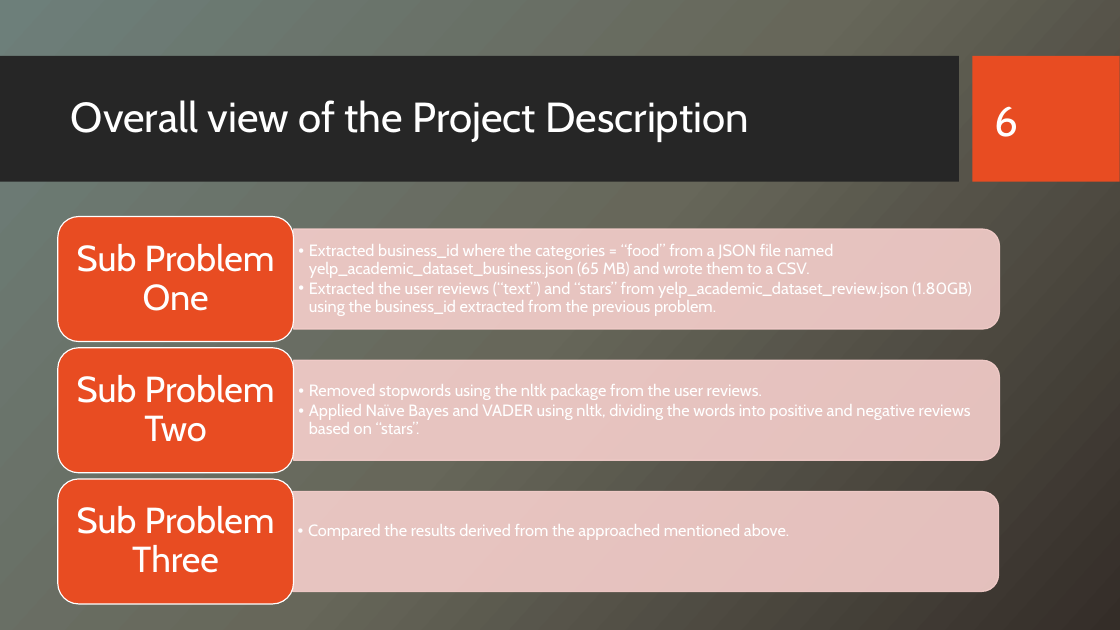
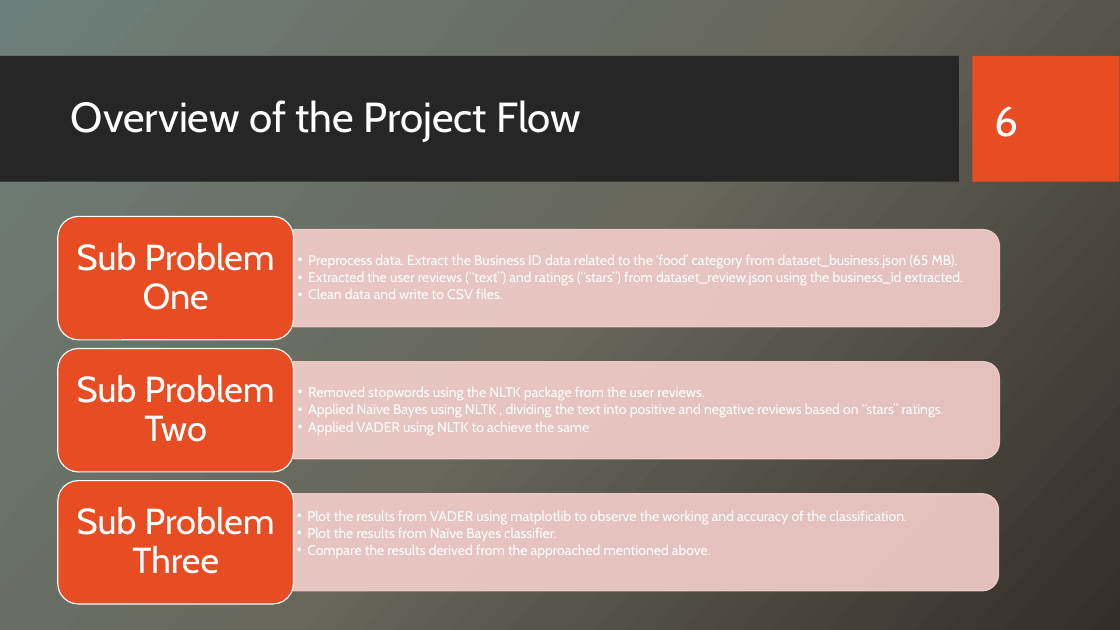
Before and after one commit to CS223-YelpReview/Yelp-NLP, a slide deck: slide 6 of Yelp Reviews – A Study.pptx. Drawn at 1120x630 pixels with LibreOffice and Linux fonts; fonts in the diff are those of the drawing; background and template pictures are left out. Boxes give left, top, right and bottom in pixels: in the first picture for what was removed or moved away, otherwise in the second. Text is boxed around its words. In the diff, an @@ line names an element or a change of style, - is before the commit and + after.

```diff
--- a/Yelp Reviews – A Study.pptx
+++ b/Yelp Reviews – A Study.pptx
@@ title at box(71, 100, 581, 142): text changed @@
-Overall view of the Project Description
+Overview of the Project Flow
@@ text at box(308, 255, 963, 299): text changed; size 14 to 12 pt @@
-  •• Extracted business_id where the categories = “food” from a JSON file named yelp_academic_dataset_business.json (65 MB) and wrote them to a CSV.
-  •• Extracted the user reviews (“text”) and “stars” from yelp_academic_dataset_review.json (1.80GB) using the business_id extracted from the previous problem.
+  •• Preprocess data. Extract the Business ID data related to the ‘food’ category from dataset_business.json (65 MB).
+  •• Extracted the user reviews (“text”) and ratings (“stars”) from dataset_review.json using the business_id extracted.
+  •• Clean data and write to CSV files.
@@ text at box(308, 387, 944, 435): text changed; size 14 to 12 pt @@
-  •• Removed stopwords using the nltk package from the user reviews.
-  •• Applied Naïve Bayes and VADER using nltk, dividing the words into positive and negative reviews based on “stars”.
+  •• Removed stopwords using the NLTK package from the user reviews.
+  •• Applied Naïve Bayes using NLTK , dividing the text into positive and negative reviews based on “stars” ratings.
+  •• Applied VADER using NLTK to achieve the same
@@ text at box(307, 511, 906, 558): text changed; size 14 to 12 pt @@
-  •• Compared the results derived from the approached mentioned above.
+  •• Plot the results from VADER using matplotlib to observe the working and accuracy of the classification.
+  •• Plot the results from Naïve Bayes classifier.
+  •• Compare the results derived from the approached mentioned above.
```
Also in this commit, not shown: 4 other slides changed.
